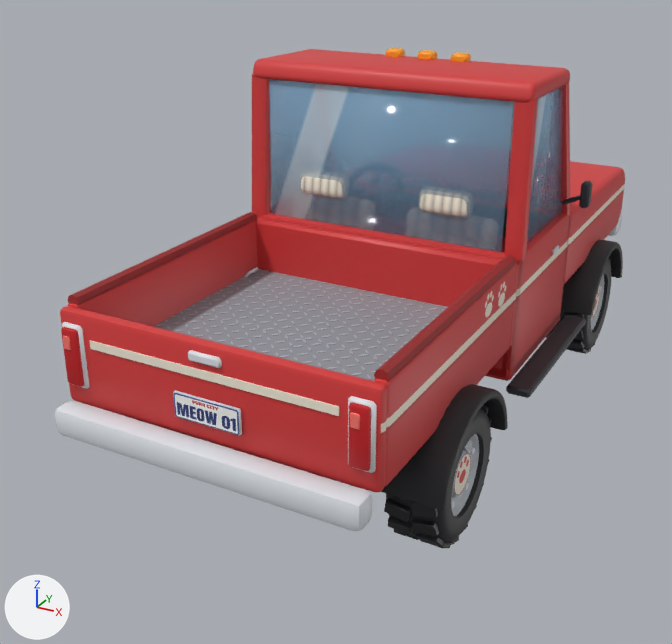
Two versions of the Blender file assets/pickup/pickup.blend, one commit apart.
Both versions are drawn from a 50 mm lens placed at (6.46, -14.12, 8.36), pointed at (-0.52, -1.43, 2.02). Every picture has the same lights, and +X, +Y and +Z are marked at lower left. The first picture is the older version.

Names of what the first picture shows: 'Body', 'WheelFR', 'WheelRR', 'Windows'.
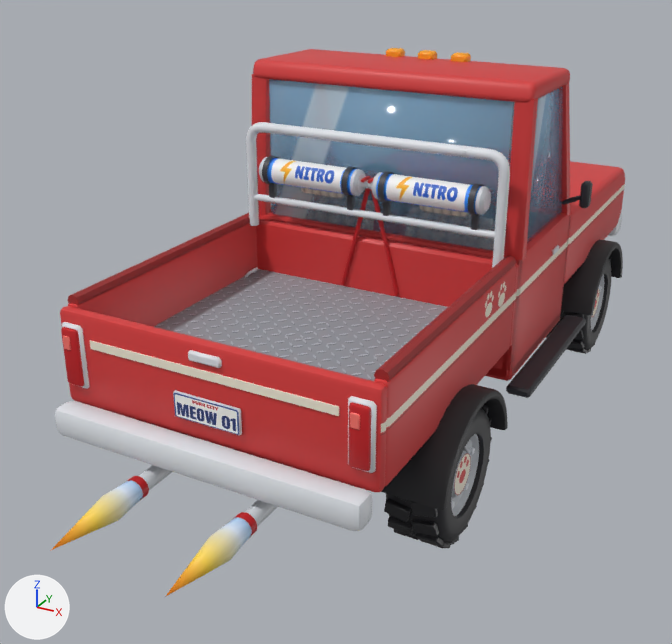
Changed parts and their boxes (x1, y1, x2, y2) in the pictures (672 x 644 px):
'NitroKit', added: after (126, 122, 510, 538)
'NitroFlames', added (yellow): after (50, 480, 252, 597)

The change, as a list of edits to the scene's bpy script:
```text
Add me_nitroflames:
    me_nitroflames.from_pydata(...)  # 116 vertices, 112 faces; spans x -1.04..1.04, y -0.75..0.75, z -0.18..0.18
    me_nitroflames.polygons.foreach_set('use_smooth', [True] * 112)
    me_nitroflames.materials.append(mat_pickupmat)  # picture img_caddy_texture_red_png
Add me_nitrokit:
    me_nitrokit.from_pydata(...)  # 984 vertices, 816 faces; spans x -2.29..2.29, y -2.64..2.64, z -1.99..1.99
    me_nitrokit.polygons.foreach_set('use_smooth', [True] * 816)
    me_nitrokit.materials.append(mat_pickupmat)  # picture img_caddy_texture_red_png
Add ob_nitroflames:
    ob_nitroflames = bpy.data.objects.new('NitroFlames', me_nitroflames)
    ob_nitroflames.location = (0.0, -7.09, 1.42)
Add ob_nitrokit:
    ob_nitrokit = bpy.data.objects.new('NitroKit', me_nitrokit)
    ob_nitrokit.location = (0.0, -3.7, 3.25)
```
